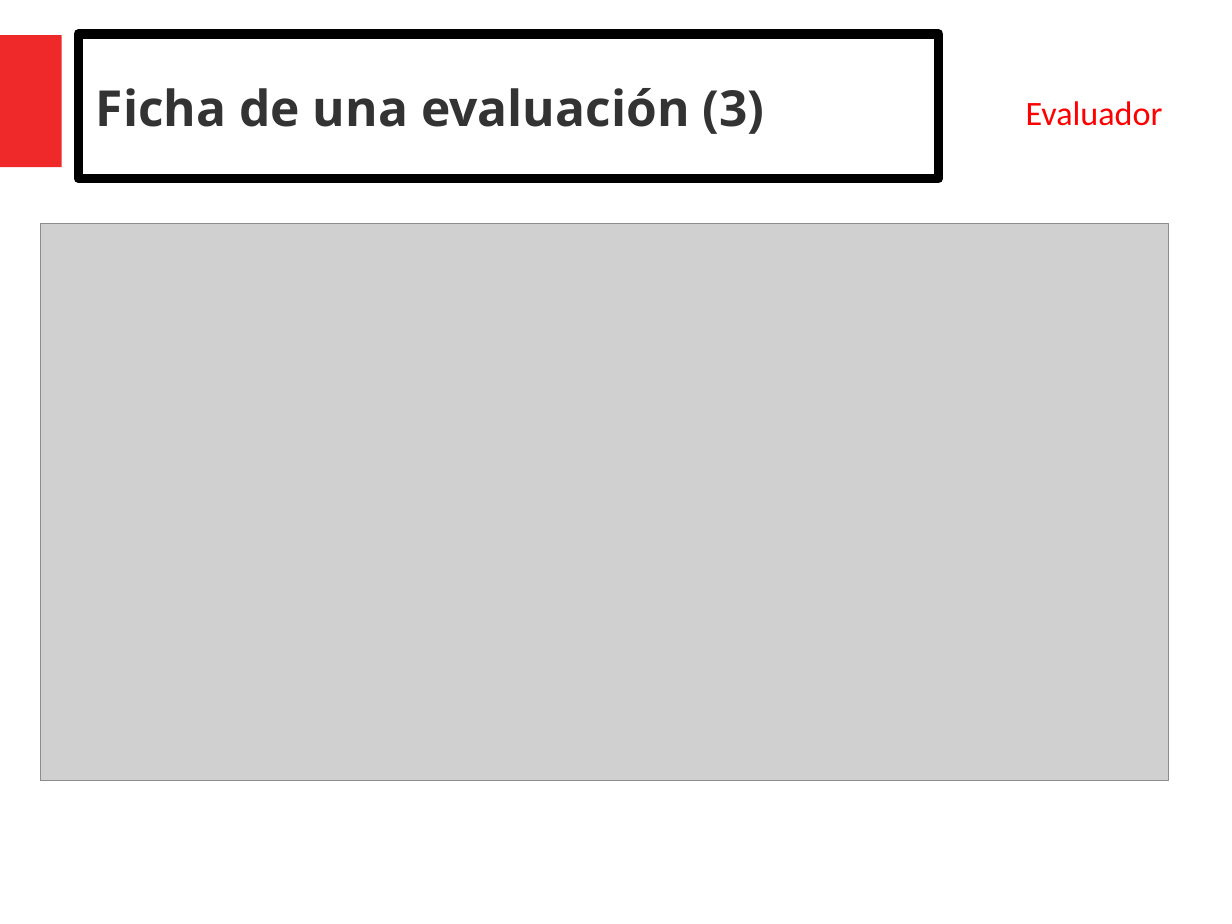
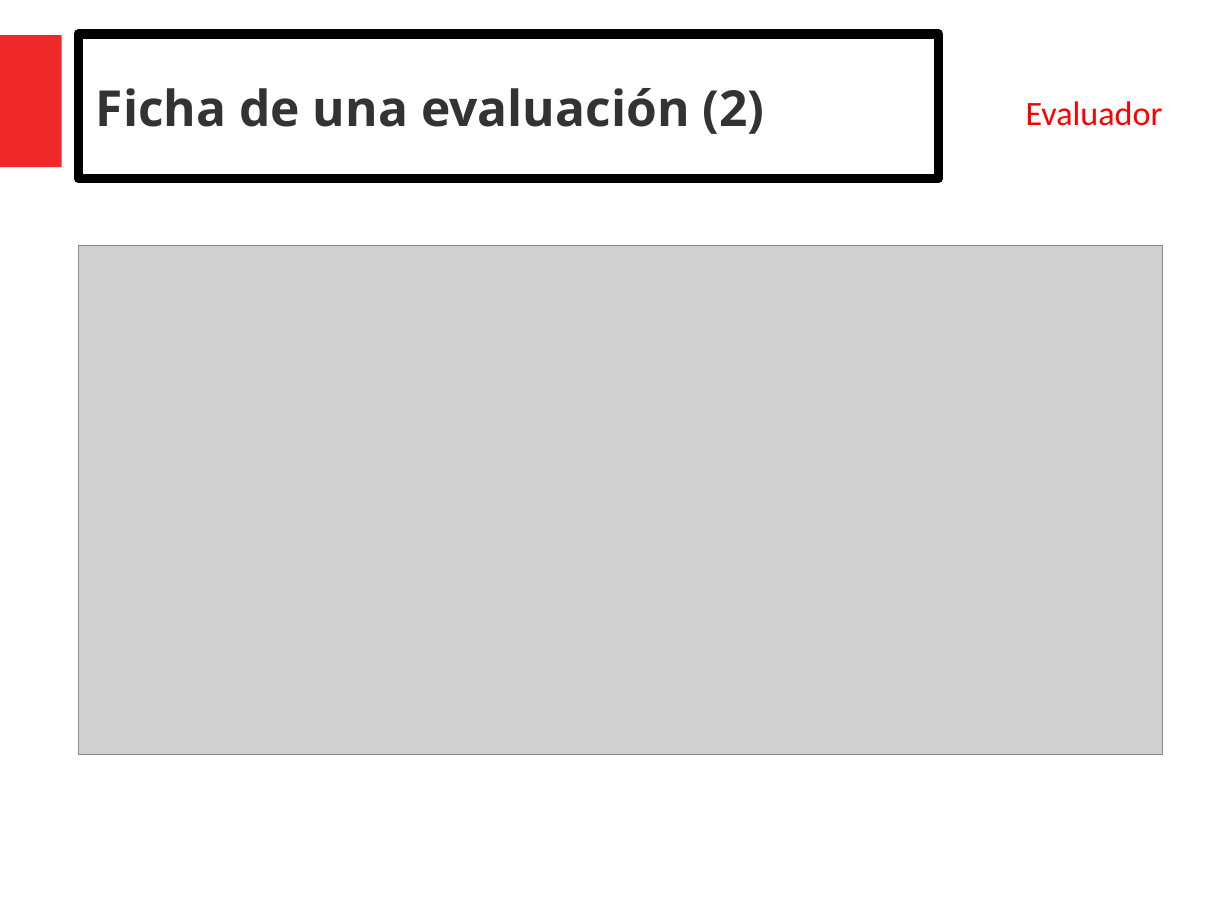
Before and after one commit to DCC-CC4401/2019-1-Grupo-13, a slide deck: slide 6 of presentaciones/presentacion-tarea2/presentacion.pptx (slide 9 before the commit). Drawn at 1232x924 pixels with LibreOffice and Linux fonts; fonts in the diff are those of the drawing; grey boxes stand for pictures. Boxes give left, top, right and bottom in pixels: in the first picture for what was removed or moved away, otherwise in the second. Text is boxed around its words. In the diff, an @@ line names an element or a change of style, - is before the commit and + after.

Commit message:
screenshots y presentacion tarea2

```diff
--- a/presentaciones/presentacion-tarea2/presentacion.pptx
+++ b/presentaciones/presentacion-tarea2/presentacion.pptx
@@ text in rectangle at [96, 88, 765, 134]: text changed @@
-Ficha de una evaluación (3)
+Ficha de una evaluación (2)
@@ picture: place and size @@
-picture at [40, 224, 1169, 780]
+picture at [78, 246, 1163, 755]
```
Also in this commit, not shown: 9 other slides changed, 1 slide removed, 24 other files.
